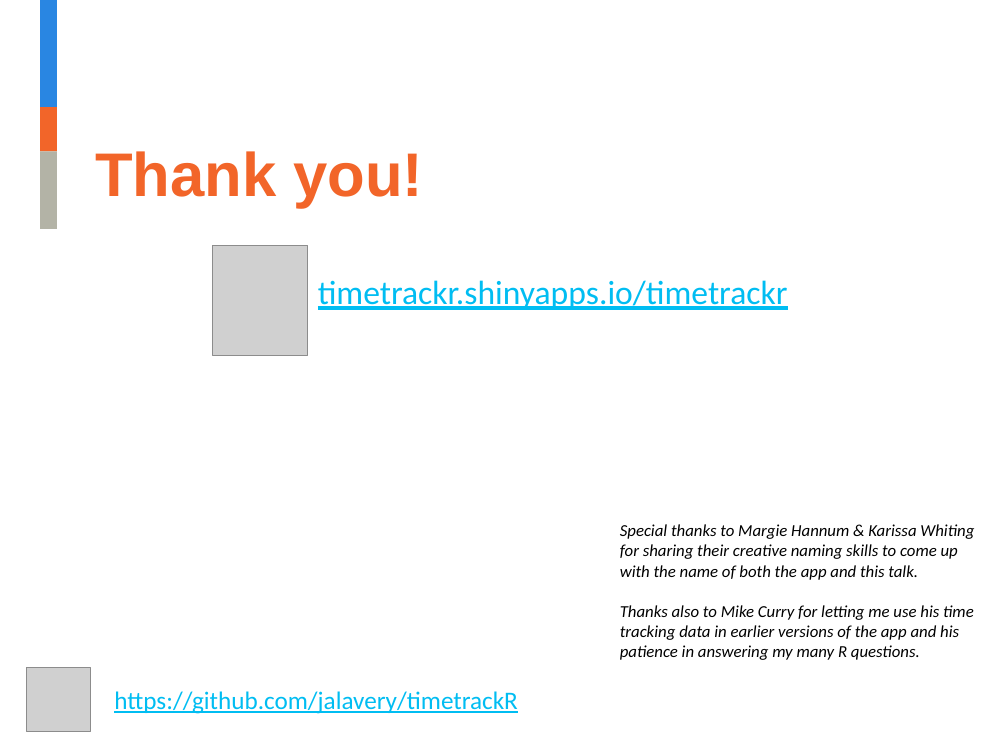
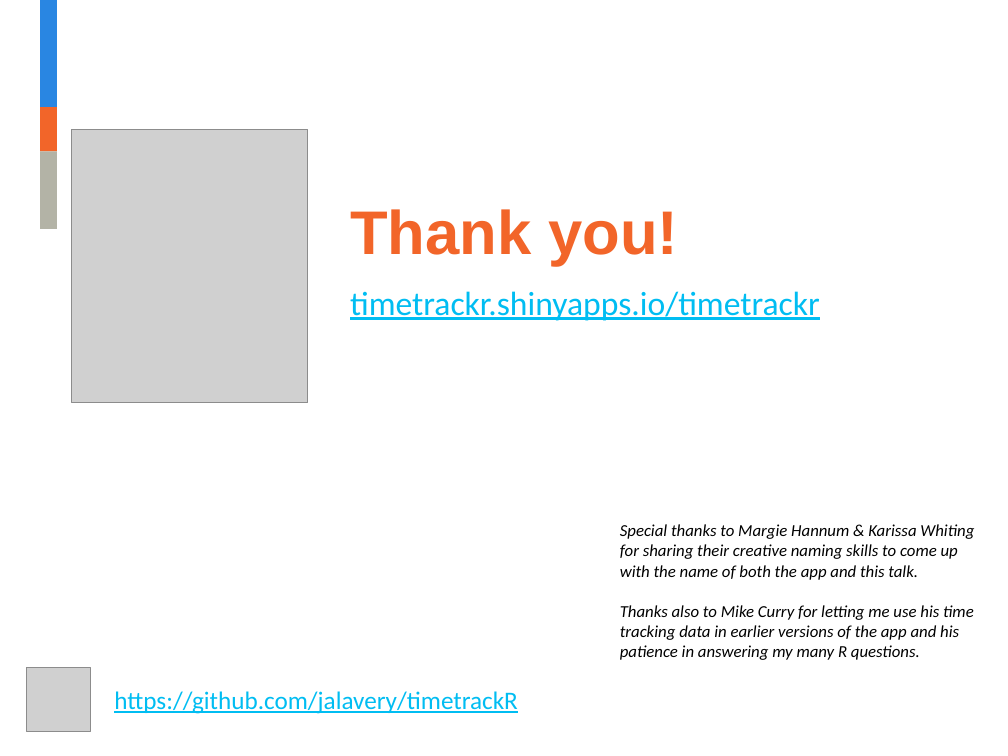
Before and after one commit to jalavery/timetrackR, a slide deck: slide 37 of Strategy and Innovation timetrackR Presentation.pptx (slide 39 before the commit). Drawn at 1008x756 pixels with LibreOffice and Linux fonts; fonts in the diff are those of the drawing; grey boxes stand for pictures; background and template pictures are left out. Boxes give left, top, right and bottom in pixels: in the first picture for what was removed or moved away, otherwise in the second. Text is boxed around its words. In the diff, an @@ line names an element or a change of style, - is before the commit and + after.

```diff
--- a/Strategy and Innovation timetrackR Presentation.pptx
+++ b/Strategy and Innovation timetrackR Presentation.pptx
@@ picture: place and size @@
-picture at [213,245,307,355]
+picture at [72,129,307,402]
@@ text "Thank you!": place and size @@
-text "Thank you!" at [95,151,423,208]
+text "Thank you!" at [350,209,678,266]
@@ text "timetrackr.shinyapps.io/timetrackr": place and size @@
-text "timetrackr.shinyapps.io/timetrackr" at [318,280,788,310]
+text "timetrackr.shinyapps.io/timetrackr" at [350,291,820,321]
```
Also in this commit, not shown: 9 other slides changed, 2 slides removed, 1 other file.
